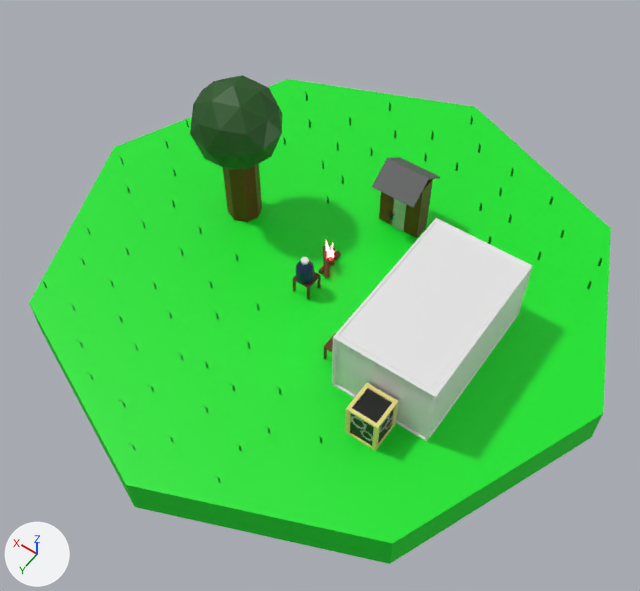
The Blender file Models/camp4.blend: old version first, new version second.
Both versions are drawn from a camera (50 mm lens) standing at (-29.0, 42.1, 60.9) and looking at (-2.1, 4.4, 1.6). Lighting does not change. The marker at lower left points along +X, +Y and +Z.

Before the edit, the objects in view are built like this:
```python
ob_cube = bpy.data.objects.new('Cube', me_cube_001)
ob_cube.location = (0.0, 3.48, 0.85)
ob_cube.scale = (0.859, 0.859, 0.859)
ob_door_001 = bpy.data.objects.new('Door.001', me_cube_012)
ob_door_001.location = (-2.67, -7.07, 1.98)
ob_door_001.rotation_euler = (0.0, 0.0, 1.571)  # degrees (0, 0, 90)
ob_door_001.scale = (-0.0836, 0.627, -0.611)
ob_fire = bpy.data.objects.new('Fire', me_plane_002)
ob_fire.location = (0.0, 0.0, 1.7)
ob_fire.rotation_euler = (1.571, 0.0, 0.0)  # degrees (90, 0, 0)
ob_fire.scale = (0.707, 0.707, 0.707)
ob_firepit = bpy.data.objects.new('Firepit', me_cylinder_002)
ob_firepit.location = (-0.01, 0.55, 0.9)
ob_firepit.rotation_euler = (2.107, -0.00609, -2.474)  # degrees (121, -0.3, -142)
ob_firepit.scale = (-0.254, -0.254, -1.37)
ob_keylock2 = bpy.data.objects.new('Keylock2', me_cube_014)
ob_keylock2.location = (-2.0, -6.89, 1.79)
ob_keylock2.scale = (-0.214, 0.13, 0.0224)
ob_leaves = bpy.data.objects.new('Leaves', me_icosphere_001)
ob_leaves.parent = ob_tree
ob_leaves.location = (10.47, -0.983, 10.42)
ob_leaves.scale = (4.05, 4.05, 4.05)
ob_tree = bpy.data.objects.new('Tree', me_cylinder_006)
ob_tree.location = (10.35, -0.87, 2.15)
ob_tree.scale = (1.61, 1.61, -2.41)
ob_water = bpy.data.objects.new('Water', me_cylinder_005)
ob_water.location = (0.08, 3.58, 2.71)
ob_water.scale = (0.788, 0.788, 1.0)
# also in view: 'Roof' at (-2.6, -7.9, 6.2); 'ground' at (0.0, 0.0, -1.9); 'Engine' at (-12.1, 11.8, 1.7); 'House' at (-11.9, 2.7, 3.2); 'Shed' at (-2.7, -7.9, 3.2)
```
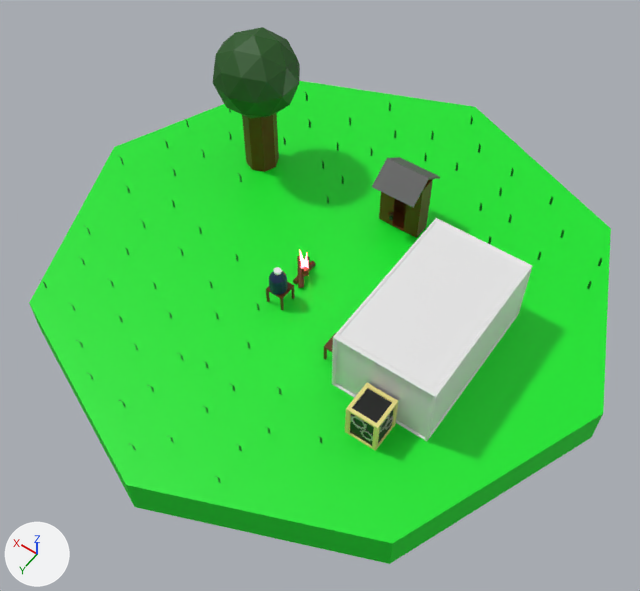
Boxes [x1, y1, x2, y2] around the edits, measured in the pictures (640 x 591 px):
'Leaves', moved: before [190, 75, 282, 170]; after [213, 27, 300, 118]
'Tree', moved: before [223, 163, 262, 222]; after [242, 113, 279, 172]
'Water', moved: before [296, 257, 314, 284]; after [269, 267, 288, 295]
'Firepit', moved: before [319, 246, 341, 278]; after [293, 256, 316, 288]
'Cube', moved: before [293, 272, 321, 300]; after [266, 282, 295, 311]
'Door.001', deleted: before [392, 198, 406, 231]
'Fire', moved: before [326, 241, 334, 258]; after [300, 251, 308, 268]

Edits to the bpy script that builds the scene:
```text
Change ob_firepit:
    ob_firepit.location: (-0.01, 0.55, 0.9) -> (1.15, 2.8, 0.9)
Change ob_cube:
    ob_cube.location: (0.0, 3.48, 0.85) -> (1.16, 5.72, 0.85)
Change ob_water:
    ob_water.location: (0.08, 3.58, 2.71) -> (1.24, 5.83, 2.71)
Remove ob_door_001:
    ob_door_001 = bpy.data.objects.new('Door.001', me_cube_012)
    ob_door_001.location = (-2.67, -7.07, 1.98)
    ob_door_001.rotation_euler = (0.0, 0.0, 1.571)  # degrees (0, 0, 90)
    ob_door_001.scale = (-0.0836, 0.627, -0.611)
Remove ob_keylock2:
    ob_keylock2 = bpy.data.objects.new('Keylock2', me_cube_014)
    ob_keylock2.location = (-2.0, -6.89, 1.79)
    ob_keylock2.scale = (-0.214, 0.13, 0.0224)
Change ob_tree:
    ob_tree.location: (10.35, -0.87, 2.15) -> (13.1, -7.1, 2.15)
Change ob_fire:
    ob_fire.location: (0.0, 0.0, 1.7) -> (1.16, 2.24, 1.7)
```
